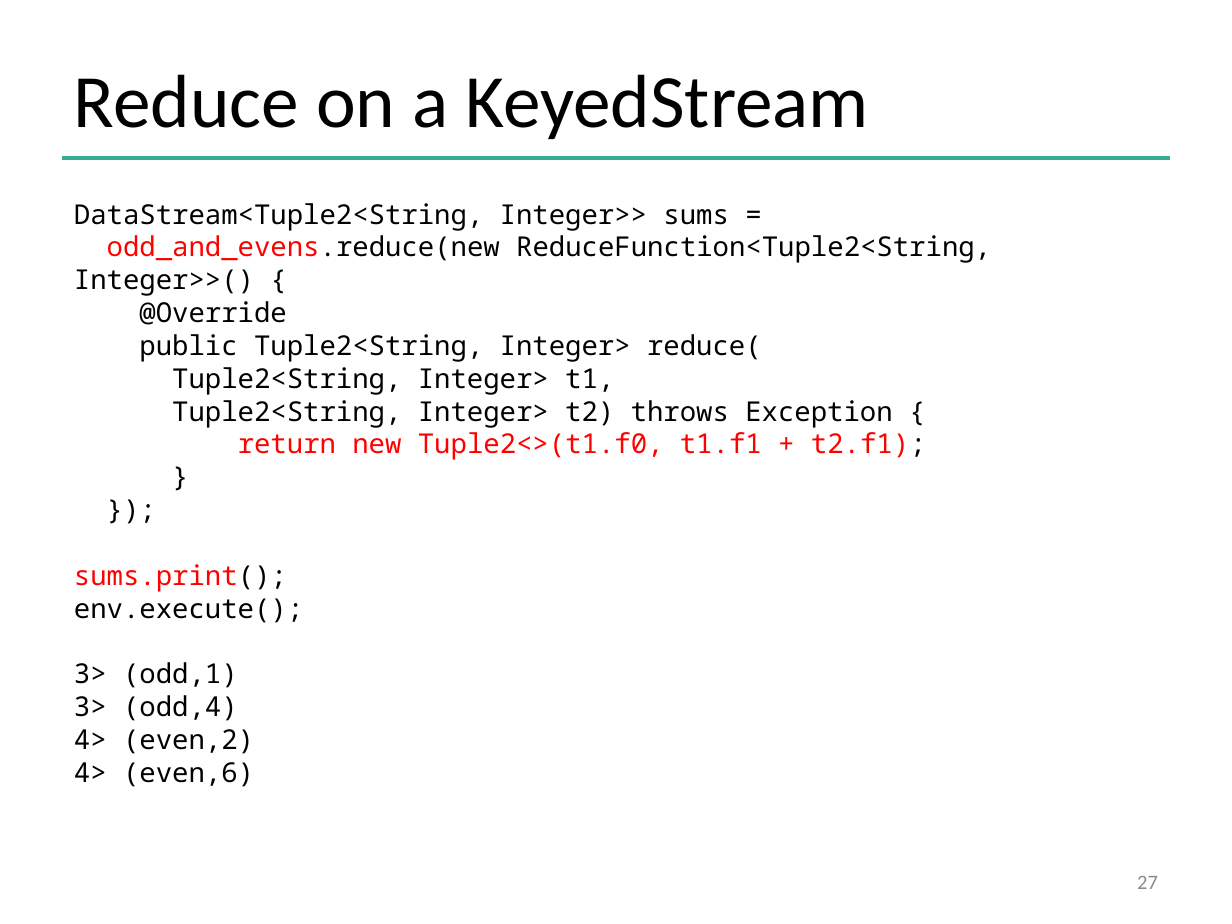
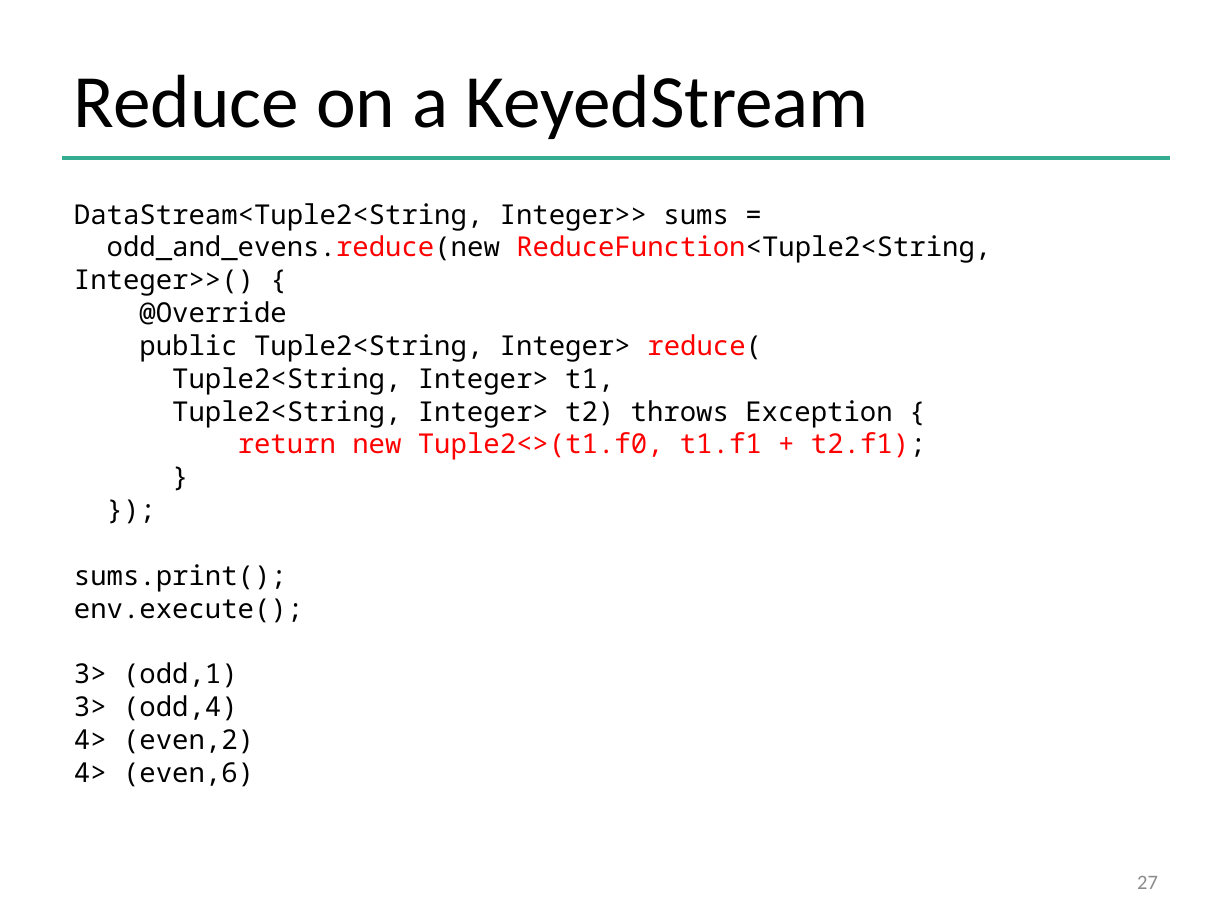
Before and after one commit to dataArtisans/flink-training-web, a slide deck: slide 27 of slides/flink_stream_basics.pptx. Drawn at 1232x924 pixels with LibreOffice and Linux fonts; fonts in the diff are those of the drawing; background and template pictures are left out. Boxes give left, top, right and bottom in pixels: in the first picture for what was removed or moved away, otherwise in the second. Text is boxed around its words. In the diff, an @@ line names an element or a change of style, - is before the commit and + after.

```diff
--- a/slides/flink_stream_basics.pptx
+++ b/slides/flink_stream_basics.pptx
@@ text at (74, 235, 991, 592): text colour #FF0000 to #000000 in "odd_and_evens.reduce(new", "sums.print();"; text colour #000000 to #FF0000 in "odd_and_evens.reduce(new ReduceFunction<Tuple2<String,", "reduce(" @@
```
Also in this commit, not shown: 5 other slides changed, 1 slide added, 1 slide removed, 10 other files.
